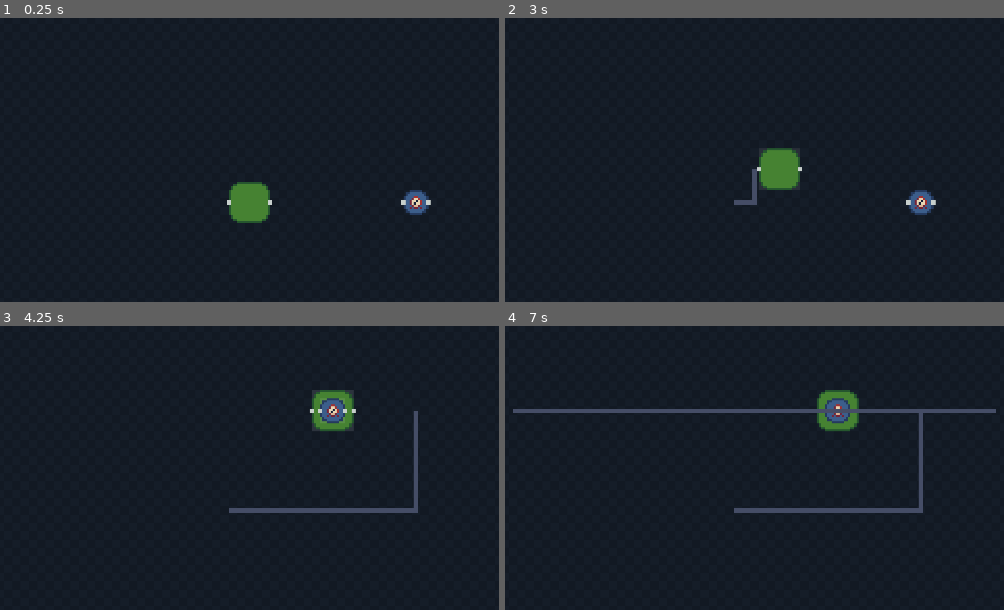
Above: before the commit, frames 1-4 (two rows, left to right).
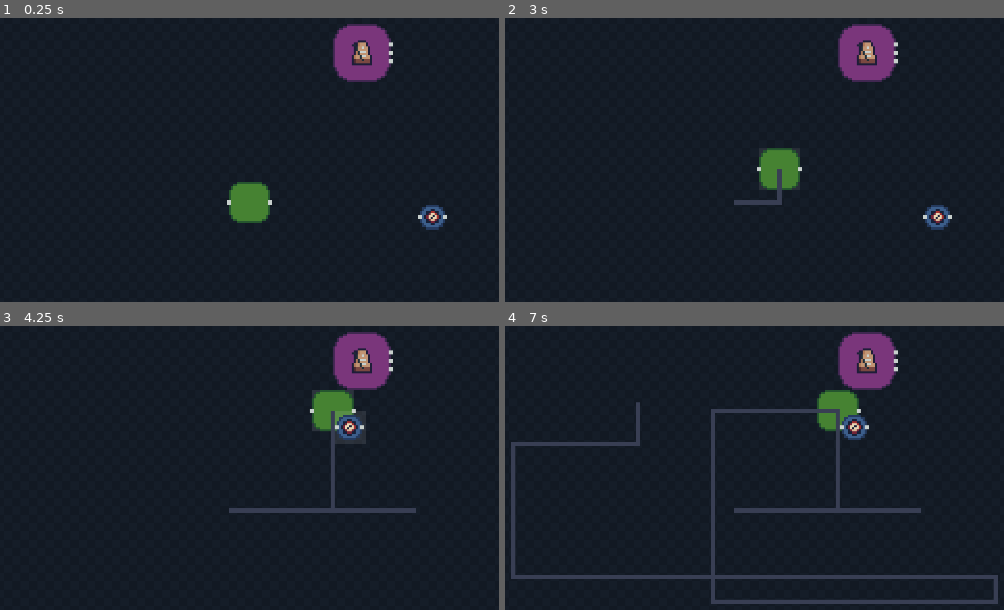
Above: after the commit, the same moments.

Repository: CoolStopCode/patch-notes
Game: Godot game, scene res://main/main.tscn
Two runs of this game, one before a commit and one after it. Both use one fixed random seed, a clock stepped at 60 frames per second and the inputs below.
Inputs (mouse positions are in pixels of both pictures, inside the frame that each line leads up to):
- Up to frame 1 (0.25 s): no input
- Up to frame 2 (3 s): click (734, 202) at 0.52 s; click (734, 202) at 1.27 s; click (734, 202) at 2.02 s; tap Enter at 2.75 s; drag from (754, 202) to (834, 103) at 2.77 s
- Up to frame 3 (4.25 s): tap Space at 3.5 s; drag from (414, 510) to (334, 411) at 3.52 s
- Up to frame 4 (7 s): tap Enter at 4.25, 5.75 s; move the mouse to (834, 411) at 4.27 s; click (834, 411) at 4.42 s; tap Space at 5, 6.5 s; drag from (714, 601) to (839, 411) at 5.02 s; move the mouse to (994, 578) at 5.77 s; click (994, 578) at 5.92 s; drag from (514, 442) to (634, 397) at 6.52 s

The runs differ from the first frame. In frame 1, 2.7% of the frame differs, in the area x 66-90%, y 2-75%; in frame 2, 3.1%; in frame 3, 3.3%; in frame 4, 7.8%, in the area x 1-99%, y 2-98%.

Commit message:
connections work + node progress

Diff:
--- a/classes/connection.gd
+++ b/classes/connection.gd
@@ -8,6 +8,8 @@
 var to_port : int
 var line: Line2D
 
+var pulse_tween: Tween
+
 # from is always output, to is always input
 func _init(_from: Node2D, _from_port : int, _to: Node2D, _to_port : int, _line: Line2D):
 	from = _from
@@ -17,13 +19,14 @@
 	line = _line
 
 	# listen to both ends
-	from.actuate_output.connect(_on_endpoint_gone)
+	from.actuate_output.connect(_on_actuate_output)
 
 
 	from.tree_exiting.connect(_on_endpoint_gone)
 	from.move.connect(update)
-	to.tree_exiting.connect(_on_endpoint_gone)
-	to.move.connect(update)
+	if from != to:
+		to.tree_exiting.connect(_on_endpoint_gone)
+		to.move.connect(update)
 
 
 func update():
@@ -45,7 +48,23 @@
 	queue_free()
 
 func _on_actuate_output():
+	pulse()
+
 	to.receive_input()
+
+func pulse():
+	if pulse_tween and pulse_tween.is_running():
+		pulse_tween.kill()
+
+	# ✨ Create new tween
+	pulse_tween = line.create_tween()
+	pulse_tween.set_trans(Tween.TRANS_CIRC)
+	pulse_tween.set_ease(Tween.EASE_OUT)
+
+	var base := line.default_color
+	var bright := base * 4.0
+
+	pulse_tween.tween_property(line, "default_color", base, 0.15).from(bright)
 
 func queue_free():
 	if is_instance_valid(line):
--- a/main/cam.gd
+++ b/main/cam.gd
@@ -6,8 +6,8 @@
 @export var pan_speed := 10.0
 
 @export var parallax : Parallax2D
-@export var start_hide_parallax := 2.5
-@export var end_hide_parallax := 1.2
+@export var start_hide_parallax := 3.0
+@export var end_hide_parallax := 1.4
 
 var last_mouse_screen := Vector2.ZERO
 
--- a/main/connections.gd
+++ b/main/connections.gd
@@ -9,8 +9,15 @@
 	ConnectionManager.connection_started.connect(on_connection_started)
 	ConnectionManager.connection_ended.connect(on_connection_ended)
 
+func random_brightness_hsv(color: Color, minimum := 0.6, maximum := 1.4) -> Color:
+	var h = color.h
+	var s = color.s
+	var v = clamp(color.v * randf_range(minimum, maximum), 0.0, 1.0)
+	return Color.from_hsv(h, s, v, color.a)
+
 func on_connection_started(from : Node, port : int, _inputoutput : bool):
 	preview_line = line_scene.instantiate()
+	preview_line.default_color = random_brightness_hsv(preview_line.default_color, 0.7, 1.5)
 	ConnectionManager.preview_from = from
 	ConnectionManager.preview_port = port
 	if ConnectionManager.preview_inputoutput:
@@ -21,49 +28,63 @@
 	add_child(preview_line)
 
 func on_connection_ended(to : Node, port : int, inputoutput : bool):
-	if preview_line.get_point_count() < 4:
-		var midpoint : float = (preview_line.get_point_position(0).x + preview_line.get_point_position(preview_line.get_point_count() - 1).x) / 2
-		preview_line.add_point(Vector2(midpoint, preview_line.get_point_position(0).y), 1)
-		preview_line.add_point(Vector2(midpoint, preview_line.get_point_position(preview_line.get_point_count() - 1).y), 1)
-	elif to.ports_in[port].y + to.global_position.y != preview_line.get_point_position(preview_line.get_point_count() - 1).y:
-		preview_line.add_point(Vector2(0, 0))
+	preview_line.add_point(Vector2(0, 0))
 
-	print(preview_line.get_point_count())
 	var connection = Connection.new(
 		ConnectionManager.preview_from if inputoutput else to,
 		ConnectionManager.preview_port if inputoutput else port,
 		to if inputoutput else ConnectionManager.preview_from,
 		port if inputoutput else ConnectionManager.preview_port,
 		preview_line)
+	connection.update()
+	cleanup_points()
 	preview_line = null
-	connection.update()
+
 	ConnectionManager.connections.append(connection)
 
+func cleanup_points():
+	for point in range(preview_line.get_point_count() - 2, 0, -1):
+		var previous : Vector2 = preview_line.get_point_position(point - 1)
+		var current  : Vector2 = preview_line.get_point_position(point)
+		var next     : Vector2 = preview_line.get_point_position(point + 1)
+
+		if previous == current:
+			preview_line.remove_point(point)
+		elif previous.x == current.x and current.x == next.x:
+			preview_line.remove_point(point)
+		elif previous.y == current.y and current.y == next.y:
+			preview_line.remove_point(point)
+	if preview_line.get_point_count() < 4:
+		var pos1 := preview_line.get_point_position(0)
+		var pos2 := preview_line.get_point_position(preview_line.get_point_count() - 1)
+		var midpoint := (pos1 + pos2) / 2
+		preview_line.add_point(midpoint, 1)
+		preview_line.add_point(midpoint, 1)
+
+
 func _unhandled_input(event: InputEvent) -> void:
-	if preview_line:
-		print(preview_line.get_point_count())
 	if ConnectionManager.currently_creating_preview:
-		if event is InputEventMouseMotion:
-			var mousepos : Vector2 = Constants.snap_to_grid(get_global_mouse_position())
-			var horizontal : bool = abs(mousepos.x - preview_line_last_point.x) > abs(mousepos.y - preview_line_last_point.y)
-			if preview_line.get_point_count() == 2: horizontal = true
-			if horizontal:
-				preview_line.set_point_position(preview_line.get_point_count() - 1,
-				Vector2(mousepos.x, preview_line_last_point.y))
-			else:
-				preview_line.set_point_position(preview_line.get_point_count() - 1,
-				Vector2(preview_line_last_point.x, mousepos.y))
 		if event is InputEventMouseButton:
 			if event.button_index == MouseButton.MOUSE_BUTTON_LEFT and event.pressed:
 				add_joint_to_line()
 
+func _input(event: InputEvent) -> void:
+	if ConnectionManager.currently_creating_preview:
+		if event is InputEventMouseMotion:
+			var mousepos : Vector2 = Constants.snap_to_grid(get_global_mouse_position())
+			preview_line.set_point_position(
+				preview_line.get_point_count() - 2,
+				Vector2(mousepos.x, preview_line_last_point.y)
+			)
+			preview_line.set_point_position(
+				preview_line.get_point_count() - 1,
+				Vector2(mousepos.x, mousepos.y)
+			)
+
 func add_joint_to_line():
-	print("AAAAAAA")
-	var locked_pos := preview_line.get_point_position(
-		preview_line.get_point_count() - 1
-	)
+	preview_line_last_point = preview_line.get_point_position(preview_line.get_point_count() - 1)
 
-	preview_line_last_point = locked_pos
 
 	# now create the next moving point
-	preview_line.add_point(locked_pos)
+	preview_line.add_point(preview_line_last_point)
+	preview_line.add_point(preview_line_last_point)
--- a/main/main.tscn
+++ b/main/main.tscn
@@ -4,10 +4,31 @@
 [ext_resource type="Script" uid="uid://c5tie26lw05s" path="res://main/cam.gd" id="2_kfbq2"]
 [ext_resource type="PackedScene" uid="uid://bery1yrvp4pyc" path="res://nodes/sound/sound_node.tscn" id="3_4dugh"]
 [ext_resource type="PackedScene" uid="uid://6r3xc3aq74dk" path="res://nodes/delay/delay_node.tscn" id="4_67ri8"]
+[ext_resource type="PackedScene" uid="uid://2ce5xafhxovn" path="res://nodes/metronome/metronome_node.tscn" id="5_4dugh"]
 [ext_resource type="Script" uid="uid://joxfc4vkp5jo" path="res://main/connections.gd" id="5_grrlh"]
 [ext_resource type="PackedScene" uid="uid://clrqt7pijmicg" path="res://node/connection/line.tscn" id="6_kfbq2"]
 
 [node name="main" type="Node2D" unique_id=762756189]
+
+[node name="cam" type="Camera2D" parent="." unique_id=1871032146 node_paths=PackedStringArray("parallax")]
+zoom = Vector2(5, 5)
+script = ExtResource("2_kfbq2")
+parallax = NodePath("../Parallax2D")
+
+[node name="ColorRect" type="ColorRect" parent="cam" unique_id=336630443]
+anchors_preset = 8
+anchor_left = 0.5
+anchor_top = 0.5
+anchor_right = 0.5
+anchor_bottom = 0.5
+offset_left = -3016.0
+offset_top = -1994.0
+offset_right = 3016.0
+offset_bottom = 1886.0
+grow_horizontal = 2
+grow_vertical = 2
+mouse_filter = 2
+color = Color(0.0774323, 0.10635611, 0.14767575, 1)
 
 [node name="Parallax2D" type="Parallax2D" parent="." unique_id=1740911388]
 scroll_offset = Vector2(2, 2)
@@ -17,17 +38,15 @@
 [node name="Sprite2D" type="Sprite2D" parent="Parallax2D" unique_id=1453103106]
 texture = ExtResource("1_3wy1v")
 
-[node name="cam" type="Camera2D" parent="." unique_id=1871032146 node_paths=PackedStringArray("parallax")]
-zoom = Vector2(5, 5)
-script = ExtResource("2_kfbq2")
-parallax = NodePath("../Parallax2D")
-
 [node name="nodes" type="Node2D" parent="." unique_id=1497758944]
 
 [node name="sound_node" parent="nodes" unique_id=266324404 instance=ExtResource("3_4dugh")]
 
 [node name="delay_node" parent="nodes" unique_id=1799708002 instance=ExtResource("4_67ri8")]
-position = Vector2(80, 0)
+position = Vector2(88, 7)
+
+[node name="metronome_node" parent="nodes" unique_id=1064046719 instance=ExtResource("5_4dugh")]
+position = Vector2(54, -72)
 
 [node name="connections" type="Node2D" parent="." unique_id=1328758278]
 script = ExtResource("5_grrlh")
--- a/node/BaseNode.gd
+++ b/node/BaseNode.gd
@@ -5,6 +5,7 @@
 signal move
 
 @export var NODE_SCENE : PackedScene
+@export var PARENT : Node
 var node : Node
 
 @export_group("Body")
@@ -44,8 +45,8 @@
 	var node_instance = node_scene.instantiate()
 	return node_instance
 
-func emit_output(port := 0):
-	actuate_output.emit(port)
+func emit_output(_port := 0):
+	actuate_output.emit()
 
 func receive_input(port := 0):
 	node.receive_input(port)
@@ -63,7 +64,7 @@
 
 	if event is InputEventMouseMotion and mouse_dragging:
 		var free_pos := get_global_mouse_position() + drag_offset
-		global_position = Constants.snap_to_grid(free_pos)
+		PARENT.global_position = Constants.snap_to_grid(free_pos)
 		move.emit()
 
 func _process(_delta: float) -> void:
--- a/node/connection/port.gd
+++ b/node/connection/port.gd
@@ -12,12 +12,11 @@
 func _on_button_pressed() -> void:
 	clicked.emit(port, inputoutput)
 
-
-
 func _on_button_mouse_entered() -> void:
+	if inputoutput == ConnectionManager.preview_inputoutput and ConnectionManager.currently_creating_preview:
+		return
 	hovering = true
 	update_texture()
-
 
 func _on_button_mouse_exited() -> void:
 	hovering = false
--- /dev/null
+++ b/nodes/delay/delay.gd
@@ -0,0 +1,11 @@
+extends Node2D
+
+signal actuate_output(port : int)
+
+
+func emit_output(port := 0):
+	actuate_output.emit(port)
+
+func receive_input(_port := 0):
+	await get_tree().create_timer(1.0).timeout
+	emit_output(0)
--- a/nodes/delay/delay.tscn
+++ b/nodes/delay/delay.tscn
@@ -1,6 +1,6 @@
 [gd_scene format=3 uid="uid://dt8bkdw4hgam6"]
 
-[ext_resource type="Script" uid="uid://gpddwrks2jrn" path="res://nodes/sound/sound.gd" id="1_dem5t"]
+[ext_resource type="Script" uid="uid://0tpc3tcjadvo" path="res://nodes/delay/delay.gd" id="1_l3200"]
 
 [node name="delay" type="Node2D" unique_id=225146586]
-script = ExtResource("1_dem5t")
+script = ExtResource("1_l3200")
--- a/nodes/delay/delay_node.tscn
+++ b/nodes/delay/delay_node.tscn
@@ -3,12 +3,17 @@
 [ext_resource type="PackedScene" uid="uid://rk88bpc6g6w5" path="res://node/node.tscn" id="1_k5r1f"]
 [ext_resource type="PackedScene" uid="uid://dt8bkdw4hgam6" path="res://nodes/delay/delay.tscn" id="2_hfk3y"]
 [ext_resource type="Texture2D" uid="uid://bd6hnai1ybd82" path="res://nodes/delay/delay.png" id="2_kh4xr"]
+[ext_resource type="Texture2D" uid="uid://cmipc44lwcsan" path="res://nodes/delay/clock.png" id="4_sem8f"]
 
 [node name="delay_node" type="Node2D" unique_id=1131330581]
 
-[node name="node" parent="." unique_id=223179628 instance=ExtResource("1_k5r1f")]
+[node name="node" parent="." unique_id=223179628 node_paths=PackedStringArray("PARENT") instance=ExtResource("1_k5r1f")]
 NODE_SCENE = ExtResource("2_hfk3y")
-BODY_SIZE = Vector2(12, 12)
+PARENT = NodePath("..")
+BODY_SIZE = Vector2(16, 16)
 BODY_SPRITE = ExtResource("2_kh4xr")
 ports_in = Array[Vector2]([Vector2(-6, 0)])
 ports_out = Array[Vector2]([Vector2(6, 0)])
+
+[node name="Sprite2D" type="Sprite2D" parent="." unique_id=1368319174]
+texture = ExtResource("4_sem8f")
--- /dev/null
+++ b/nodes/metronome/metronome.gd
@@ -0,0 +1,49 @@
+extends Node2D
+
+signal actuate_output(port : int)
+
+@export var timer : Timer
+@export var sprite : Sprite2D
+@export var sprite_left : Texture
+@export var sprite_right : Texture
+
+var running := false
+var hovering := false
+
+func emit_output(port := 0):
+	actuate_output.emit(port)
+
+func receive_input(_port := 0):
+	pass
+
+func pulse():
+	if sprite.texture == sprite_left:
+		sprite.texture = sprite_right
+	else:
+		sprite.texture = sprite_left
+	emit_output(0)
+	emit_output(1)
+	emit_output(2)
+
+
+func _on_button_pressed() -> void:
+	if running:
+		timer.stop()
+		running = false
+	else:
+		timer.start()
+		_on_timer_timeout()
+		running = true
+
+
+func _on_timer_timeout() -> void:
+	pulse()
+
+
+func _on_button_mouse_entered() -> void:
+	hovering = true
+	sprite.modulate = Color(1.2, 1.2, 1.2)
+
+func _on_button_mouse_exited() -> void:
+	hovering = true
+	sprite.modulate = Color(1.0, 1.0, 1.0)
--- /dev/null
+++ b/nodes/metronome/metronome.tscn
@@ -0,0 +1,37 @@
+[gd_scene format=3 uid="uid://rvymux2jgxrj"]
+
+[ext_resource type="Script" uid="uid://deha5io8tt6o3" path="res://nodes/metronome/metronome.gd" id="1_4wxud"]
+[ext_resource type="Texture2D" uid="uid://djofayn5paan1" path="res://nodes/metronome/metronome_2.png" id="3_317f5"]
+[ext_resource type="Texture2D" uid="uid://dl7pi3317gdr3" path="res://nodes/metronome/metronome_1.png" id="3_b4fcd"]
+
+[node name="metronome" type="Node2D" unique_id=214276474 node_paths=PackedStringArray("timer", "sprite")]
+script = ExtResource("1_4wxud")
+timer = NodePath("Timer")
+sprite = NodePath("Button/Sprite2D2")
+sprite_left = ExtResource("3_b4fcd")
+sprite_right = ExtResource("3_317f5")
+
+[node name="Button" type="TextureButton" parent="." unique_id=2078144194]
+anchors_preset = 8
+anchor_left = 0.5
+anchor_top = 0.5
+anchor_right = 0.5
+anchor_bottom = 0.5
+offset_left = -7.0
+offset_top = -7.0
+offset_right = 7.0
+offset_bottom = 7.0
+grow_horizontal = 2
+grow_vertical = 2
+
+[node name="Sprite2D2" type="Sprite2D" parent="Button" unique_id=1720834859]
+position = Vector2(7, 4)
+texture = ExtResource("3_b4fcd")
+
+[node name="Timer" type="Timer" parent="." unique_id=1180642700]
+wait_time = 0.5
+
+[connection signal="mouse_entered" from="Button" to="." method="_on_button_mouse_entered"]
+[connection signal="mouse_exited" from="Button" to="." method="_on_button_mouse_exited"]
+[connection signal="pressed" from="Button" to="." method="_on_button_pressed"]
+[connection signal="timeout" from="Timer" to="." method="_on_timer_timeout"]
--- /dev/null
+++ b/nodes/metronome/metronome_node.tscn
@@ -0,0 +1,14 @@
+[gd_scene format=3 uid="uid://2ce5xafhxovn"]
+
+[ext_resource type="PackedScene" uid="uid://rk88bpc6g6w5" path="res://node/node.tscn" id="1_yw3lt"]
+[ext_resource type="PackedScene" uid="uid://rvymux2jgxrj" path="res://nodes/metronome/metronome.tscn" id="2_yw3lt"]
+[ext_resource type="Texture2D" uid="uid://btx8po676u5p0" path="res://nodes/metronome/metronome.png" id="3_q6twt"]
+
+[node name="metronome_node" type="Node2D" unique_id=1064046719]
+
+[node name="node" parent="." unique_id=1970947894 node_paths=PackedStringArray("PARENT") instance=ExtResource("1_yw3lt")]
+NODE_SCENE = ExtResource("2_yw3lt")
+PARENT = NodePath("..")
+BODY_SIZE = Vector2(28, 28)
+BODY_SPRITE = ExtResource("3_q6twt")
+ports_out = Array[Vector2]([Vector2(14, 4), Vector2(14, 0), Vector2(14, -4)])
--- a/nodes/sound/sound.tscn
+++ b/nodes/sound/sound.tscn
@@ -1,8 +1,11 @@
 [gd_scene format=3 uid="uid://cbsxpbv0ehqvn"]
 
 [ext_resource type="Script" uid="uid://gpddwrks2jrn" path="res://nodes/sound/sound.gd" id="2_84dgq"]
+[ext_resource type="AudioStream" uid="uid://lc2snscwapfm" path="res://assets/demo/phonk-cowbell-1-200542.wav" id="2_eecq4"]
 
-[node name="sound" type="Node2D" unique_id=493411972]
+[node name="sound" type="Node2D" unique_id=493411972 node_paths=PackedStringArray("audio_node")]
 script = ExtResource("2_84dgq")
+audio_node = NodePath("AudioStreamPlayer")
 
 [node name="AudioStreamPlayer" type="AudioStreamPlayer" parent="." unique_id=684576736]
+stream = ExtResource("2_eecq4")
--- a/nodes/sound/sound_node.tscn
+++ b/nodes/sound/sound_node.tscn
@@ -6,8 +6,9 @@
 
 [node name="sound_node" type="Node2D" unique_id=300515006]
 
-[node name="node" parent="." unique_id=109182909 instance=ExtResource("1_3gs82")]
+[node name="node" parent="." unique_id=109182909 node_paths=PackedStringArray("PARENT") instance=ExtResource("1_3gs82")]
 NODE_SCENE = ExtResource("2_1ymeb")
+PARENT = NodePath("..")
 BODY_SIZE = Vector2(20, 20)
 BODY_SPRITE = ExtResource("3_dppko")
 ports_in = Array[Vector2]([Vector2(-10, 0)])
Not shown, added: assets/demo/phonk-cowbell-1-200542.wav.import
Binary file added: nodes/delay/clock.png
Not shown, added: nodes/delay/clock.png.import
Not shown, added: nodes/delay/delay.gd.uid
Binary file changed: nodes/delay/delay.png
Not shown, added: nodes/metronome/metronome.gd.uid
Binary file changed: nodes/metronome/metronome.png
Binary file added: nodes/metronome/metronome_1.png
Not shown, added: nodes/metronome/metronome_1.png.import
Binary file added: nodes/metronome/metronome_2.png
Not shown, added: nodes/metronome/metronome_2.png.import
Binary file added: nodes/metronome/play.png
(and 5 more such lines)
